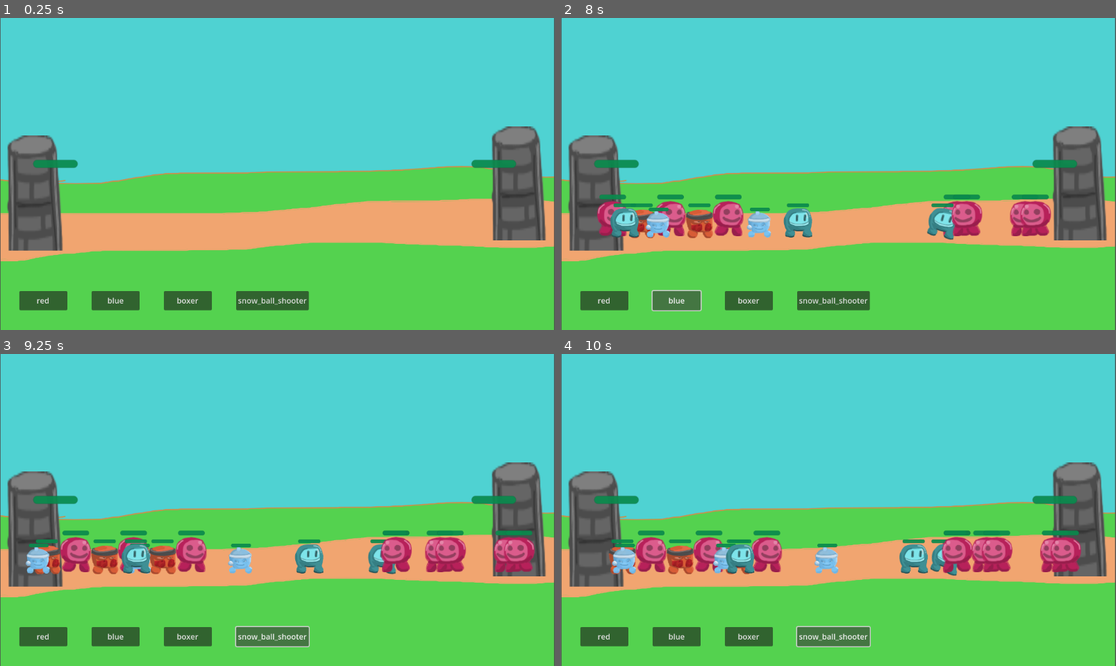
Above: before the commit, frames 1-4 (two rows, left to right).
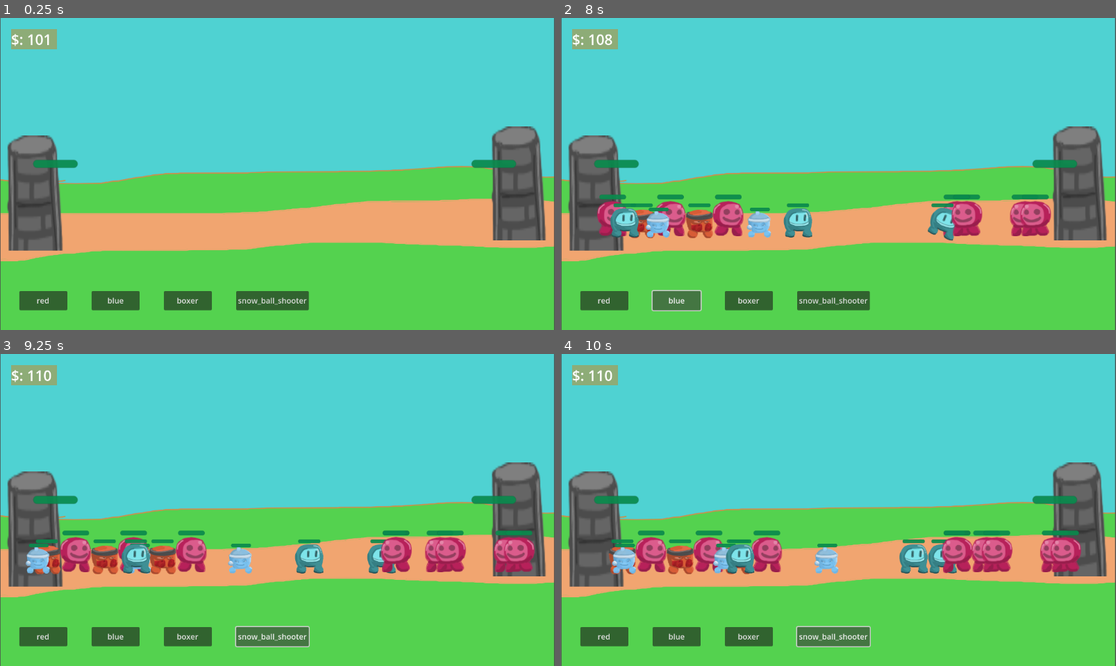
Above: after the commit, the same moments.

Repository: redmaker007/FFFight
Game: Godot game, scene res://node_2d.tscn
The game is run twice, just before and just after one commit, with the same random seed, the same clock (stepped at 60 frames per second) and the same inputs.
Inputs:
- Up to frame 1 (0.25 s): no input
- Up to frame 2 (8 s): click "red" at 0.5 s; click "blue" at 1.25 s; click "boxer" at 2 s; click "snow_ball_shooter" at 2.75 s; click "red" at 3.5 s; click "blue" at 4.25 s; click "boxer" at 5 s; click "snow_ball_shooter" at 5.75 s; click "red" at 6.5 s; click "blue" at 7.25 s
- Up to frame 3 (9.25 s): click "boxer" at 8 s; click "snow_ball_shooter" at 8.75 s
- Up to frame 4 (10 s): no input

The runs differ from the first frame. In frame 1, 0.5% of the frame differs, in the area x 2-11%, y 3-11%; in frame 2, 0.7%; in frame 3, 0.6%; in frame 4, 0.7%, in the area x 2-72%, y 3-72%.

Commit message:
update0.3

Diff:
--- a/minion_map.gd
+++ b/minion_map.gd
@@ -3,6 +3,8 @@
 var mm = {
 	"base":{
 		"name"="base",
+
+		"cost"= 0,
 
 		"speed" = 0,
 		"max_hp" = 2000,
@@ -15,9 +17,11 @@
 	"red":{
 		"name"="red",
 
+		"cost"= 8,
+
 		"speed" = 40,
-		"max_hp" = 500,
-		"att" = 10,
+		"max_hp" = 300,
+		"att" = 5,
 		"att_r" = 30,
 		"att_CD" = 1,
 		"image" = preload("res://minion.png"),
@@ -26,20 +30,24 @@
 	"blue":{
 		"name"="blue",
 
+		"cost"= 8,
+
 		"speed" = 120,
-		"max_hp" = 100,
-		"att" = 11,
+		"max_hp" = 90,
+		"att" = 10,
 		"att_r" = 50,
-		"att_CD" = 0.33,
+		"att_CD" = 0.35,
 		"image" = preload("res://binion.png"),
 		"size" = 0
 	},
 	"boxer":{
 		"name"="boxer",
 
+		"cost"= 20,
+
 		"speed" = 40,
-		"max_hp" = 130,
-		"att" = 55,
+		"max_hp" = 140,
+		"att" = 60,
 		"att_r" = 50,
 		"att_CD" = 0.4,
 		"image" = preload("res://boxer.png"),
@@ -48,11 +56,13 @@
 	"snow_ball_shooter":{
 		"name"="snow_ball_shooter",
 
+		"cost"= 50,
+
 		"speed" = 70,
-		"max_hp" = 100,
-		"att" = 22,
+		"max_hp" = 80,
+		"att" = 30,
 		"att_r" = 250,
-		"att_CD" = 1.1,
+		"att_CD" = 1,
 		"image" = preload("res://snow_b_s.png"),
 		"size" = -0.1
 	}
--- /dev/null
+++ b/money_system.gd
@@ -0,0 +1,25 @@
+extends Node
+
+var money_amount = 100
+var money_CD = 1
+
+@onready var GM:Node2D = get_parent()
+@onready var money_text = GM.get_node("CanvasLayer/Money_text")
+
+func _ready() -> void:
+	money_amount = 100
+
+
+
+func _process(delta: float) -> void:
+	if money_CD >=1:
+		get_fund(1)
+		money_CD =0
+	else:
+		money_CD += delta
+
+
+#直接打款
+func get_fund(amount):
+	money_amount += amount
+	money_text.text = "$: "+str(money_amount)
--- a/node_2d.tscn
+++ b/node_2d.tscn
@@ -1,18 +1,25 @@
-[gd_scene load_steps=11 format=3 uid="uid://bae3kf36u3115"]
+[gd_scene load_steps=13 format=3 uid="uid://bae3kf36u3115"]
 
 [ext_resource type="Script" uid="uid://bxoj4abwmi3vj" path="res://GM.gd" id="1_0hol4"]
 [ext_resource type="Texture2D" uid="uid://1fsfpkgncr3b" path="res://background.png" id="1_epypp"]
 [ext_resource type="Texture2D" uid="uid://beh7q7npd5fjt" path="res://castle.png" id="2_0hol4"]
 [ext_resource type="Script" uid="uid://cgpdqiexfumo4" path="res://play_state.gd" id="2_4d7sh"]
 [ext_resource type="Script" uid="uid://gdxci1xh3ufw" path="res://minion_map.gd" id="2_d21ai"]
+[ext_resource type="Script" uid="uid://bt2qdir04qfjw" path="res://money_system.gd" id="2_hqns4"]
 [ext_resource type="Script" uid="uid://4sbh4qu28whe" path="res://end_state.gd" id="3_ir8iy"]
 [ext_resource type="Script" uid="uid://cge3tf2fxqpgb" path="res://castle_1.gd" id="3_q6r6c"]
 [ext_resource type="PackedScene" uid="uid://ctuv1ou4cgov3" path="res://spwan_unit_button.tscn" id="3_rj586"]
 [ext_resource type="Script" uid="uid://bq6jelu08e04t" path="res://unit_spawner.gd" id="5_q6r6c"]
 [ext_resource type="Script" uid="uid://3a083idnpn5a" path="res://enemy_spawner.gd" id="6_kdubu"]
 
+[sub_resource type="StyleBoxFlat" id="StyleBoxFlat_x0ka3"]
+bg_color = Color(0.6901961, 0.5921569, 0.27058825, 0.6431373)
+
 [node name="GM" type="Node2D"]
 script = ExtResource("1_0hol4")
+
+[node name="Money_system" type="Node" parent="."]
+script = ExtResource("2_hqns4")
 
 [node name="play_state" type="Node" parent="."]
 script = ExtResource("2_4d7sh")
@@ -24,6 +31,15 @@
 script = ExtResource("2_d21ai")
 
 [node name="CanvasLayer" type="CanvasLayer" parent="."]
+
+[node name="Money_text" type="Label" parent="CanvasLayer"]
+offset_left = 23.0
+offset_top = 23.0
+offset_right = 118.0
+offset_bottom = 65.0
+theme_override_font_sizes/font_size = 30
+theme_override_styles/normal = SubResource("StyleBoxFlat_x0ka3")
+text = "$:0"
 
 [node name="HBoxContainer" type="HBoxContainer" parent="CanvasLayer"]
 offset_left = 40.0
Not shown, added: money_system.gd.uid
